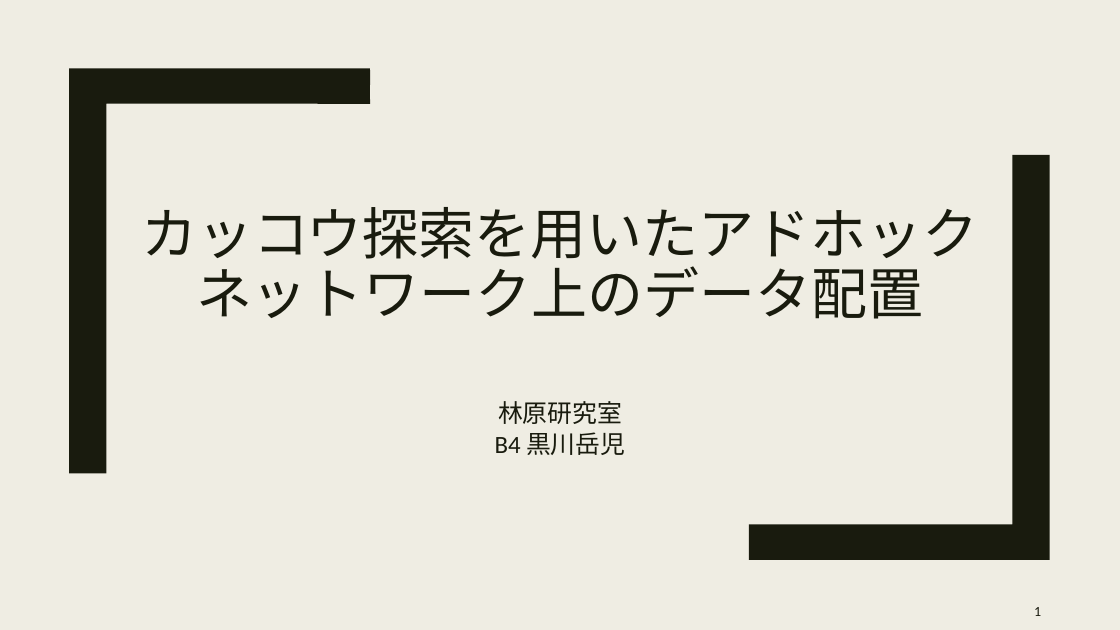
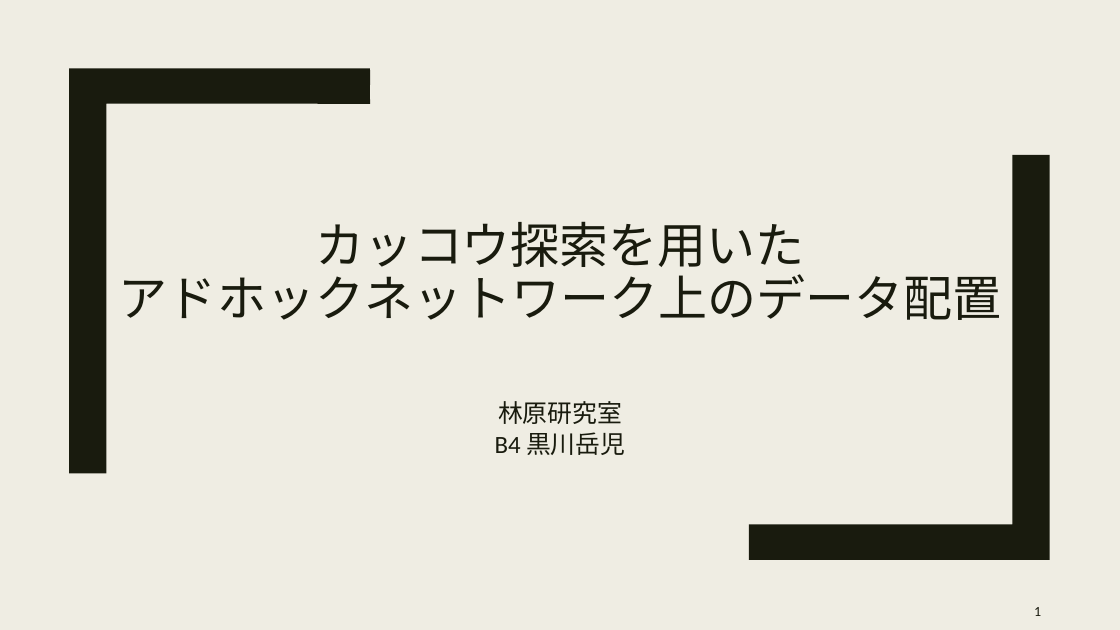
Before and after one commit to tkTakeruKurokawa/cuckoo-search-on-MANET, a slide deck: slide 1 of カッコウ探索を用いたアドホックネットワーク上のデータ配置.pptx. Drawn at 1120x630 pixels with LibreOffice and Linux fonts; fonts in the diff are those of the drawing. Boxes give left, top, right and bottom in pixels: in the first picture for what was removed or moved away, otherwise in the second. Text is boxed around its words. In the diff, an @@ line names an element or a change of style, - is before the commit and + after.

```diff
--- a/カッコウ探索を用いたアドホックネットワーク上のデータ配置.pptx
+++ b/カッコウ探索を用いたアドホックネットワーク上のデータ配置.pptx
@@ title at bbox=[119, 221, 1001, 320]: text changed; size 48 to 42 pt @@
-カッコウ探索を用いたアドホックネットワーク上のデータ配置
+カッコウ探索を用いた
+アドホックネットワーク上のデータ配置
```
Also in this commit, not shown: 1 other slide changed, 2 other files.
